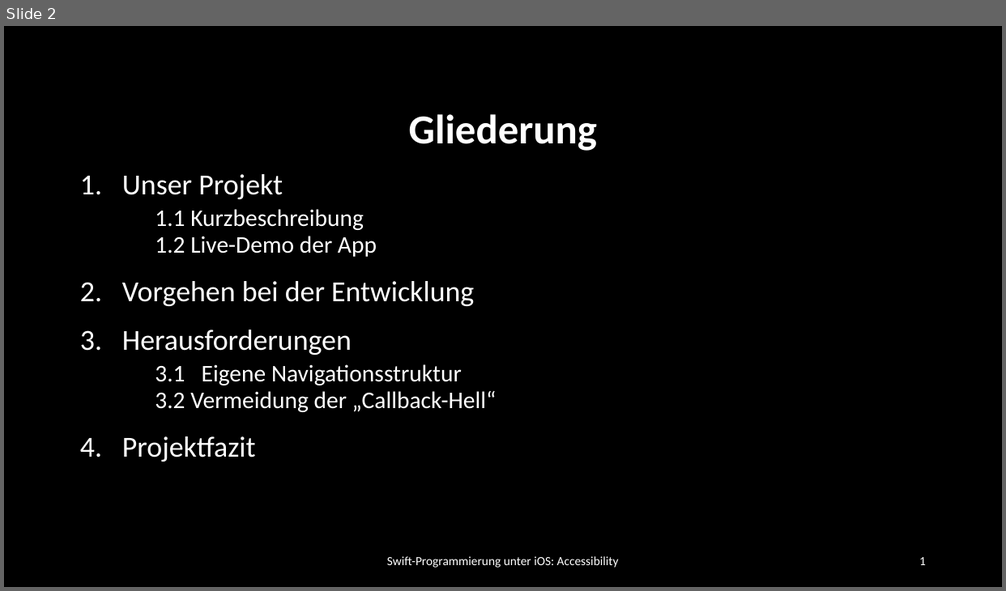
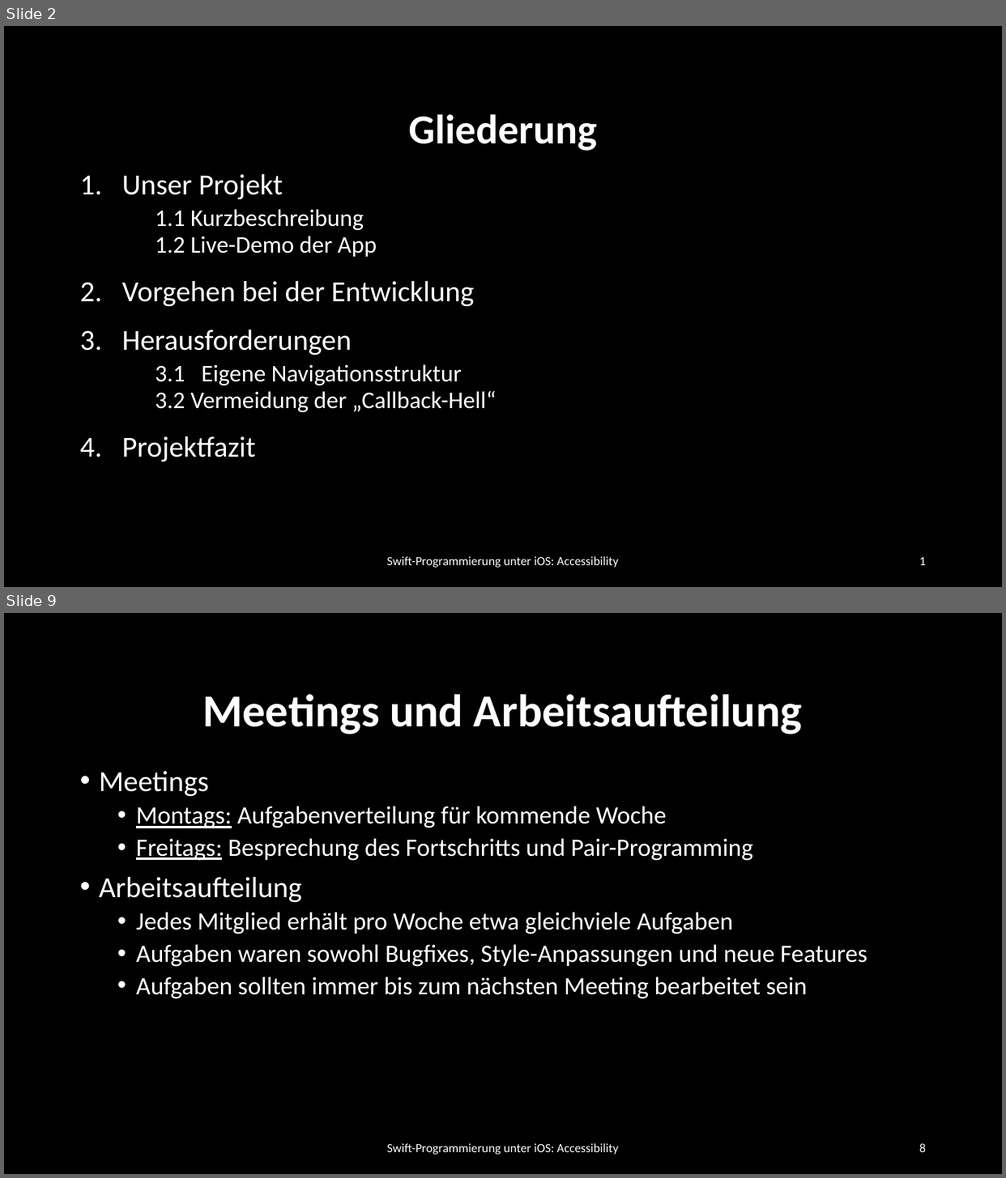
Before and after one commit to dspengler99/Quiz-With-Me, a slide deck: Präsentation/Quiz With Me.pptx. Shown one above the other, each under a label of ours: slide 2 before the commit, slides 2 and 9 after it; the slides between them are not shown. The pictures are 1006x591 and 1006x1178 pixels, drawn with LibreOffice and Linux fonts; fonts in the diff are those of the drawing; background and template pictures are left out. Boxes give left, top, right and bottom in pixels: in the first picture for what was removed or moved away, otherwise in the second. Text is boxed around its words. In the diff, an @@ line names an element or a change of style, - is before the commit and + after.

```diff
--- a/Präsentation/Quiz With Me.pptx
+++ b/Präsentation/Quiz With Me.pptx
@@ slide 9 added at (4, 613, 1002, 1174), background #000000 @@
@@ title added at (202, 694, 802, 735), 44 pt, text #FFFFFF, bold @@
+Meetings und Arbeitsaufteilung
@@ text added at (99, 771, 867, 999), 24 pt, text #FFFFFF @@
+• Meetings
+  • Montags: Aufgabenverteilung für kommende Woche
+  • Freitags: Besprechung des Fortschritts und Pair-Programming
+• Arbeitsaufteilung
+  • Jedes Mitglied erhält pro Woche etwa gleichviele Aufgaben
+  • Aufgaben waren sowohl Bugfixes, Style-Anpassungen und neue Features
+  • Aufgaben sollten immer bis zum nächsten Meeting bearbeitet sein
@@ text added at (387, 1144, 619, 1155), 12 pt, text #FFFFFF @@
+Swift-Programmierung unter iOS: Accessibility
@@ page number added at (919, 1144, 926, 1152), 12 pt, text #FFFFFF @@
+8
```
Also in this commit, not shown: 18 other slides added, 2 other files.
